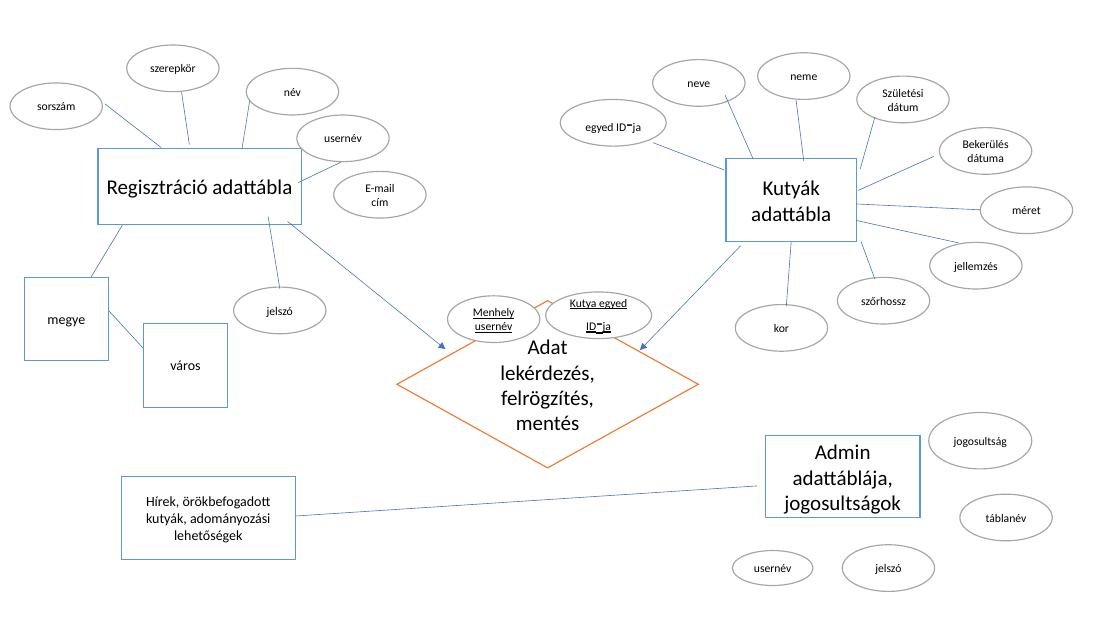
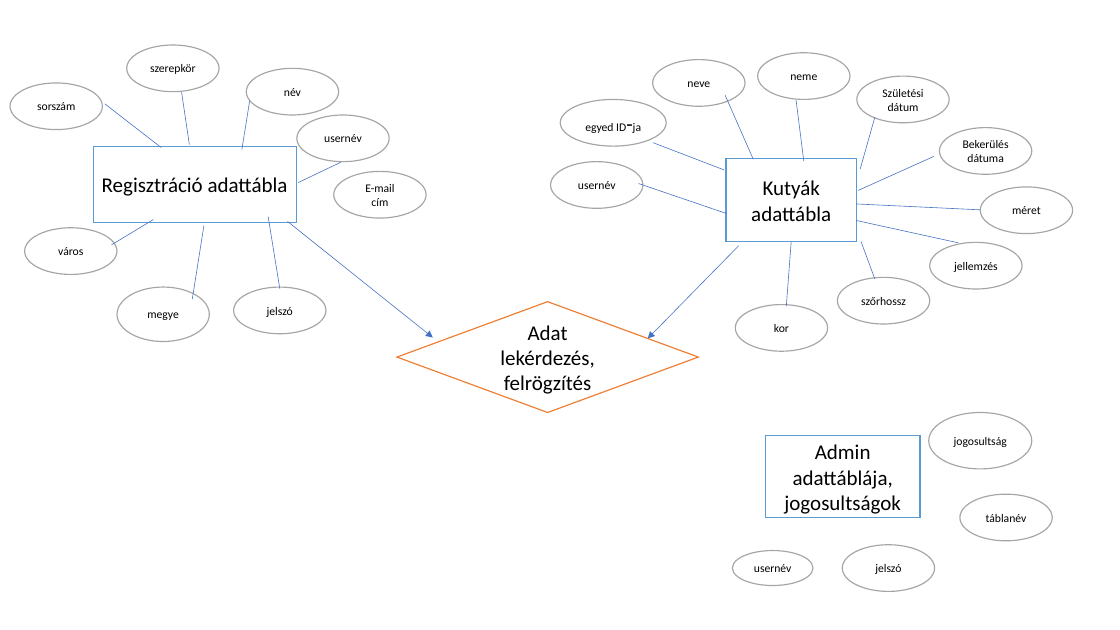
Before and after one commit to Melitoth/EB, a slide deck: slide 1 of EK diagram.pptx. Drawn at 1120x630 pixels with LibreOffice and Linux fonts; fonts in the diff are those of the drawing. Boxes give left, top, right and bottom in pixels: in the first picture for what was removed or moved away, otherwise in the second. Text is boxed around its words. In the diff, an @@ line names an element or a change of style, - is before the commit and + after.

Commit message:
EK diagramm első verzió, regisztráció egyben (gazdi-menhely)

```diff
--- a/EK diagram.pptx
+++ b/EK diagram.pptx
@@ rectangle "Regisztráció adattábla": place and size @@
-rectangle "Regisztráció adattábla" at [98, 149, 302, 224]
+rectangle "Regisztráció adattábla" at [93, 147, 297, 223]
@@ ellipse "usernév": place and size @@
-ellipse "usernév" at [448, 296, 540, 343]
+ellipse "usernév" at [550, 161, 643, 208]
@@ text in ellipse at [578, 181, 616, 189]: text changed @@
-Menhely usernév
+usernév
@@ line moved from (296, 516) - (757, 486) to (639, 184) - (728, 213) @@
@@ ellipse "város" at [24, 228, 117, 275]: size 12 to 10 pt; rectangle to ellipse; outline #5B9BD5 1 pt to #A5A5A5 1 pt @@
@@ ellipse "város": place and size @@
-ellipse "város" at [144, 323, 228, 408]
+ellipse "város" at [24, 228, 117, 275]
@@ line moved from (92, 277) - (123, 225) to (112, 245) - (154, 219) @@
@@ line moved from (145, 350) - (101, 302) to (204, 225) - (192, 299) @@
@@ arrow moved from (287, 222) - (445, 350) to (287, 222) - (433, 338) @@
@@ arrow moved from (741, 246) - (640, 350) to (739, 246) - (648, 339) @@
@@ ellipse "megye": place and size @@
-ellipse "megye" at [24, 277, 108, 361]
+ellipse "megye" at [117, 287, 209, 342]
@@ ellipse "megye" at [117, 287, 209, 342]: size 12 to 10 pt; rectangle to ellipse; outline #5B9BD5 1 pt to #A5A5A5 1 pt @@
@@ ellipse removed at [546, 292, 652, 339] @@
-Kutya egyed ID-ja
@@ diamond "Adat lekérdezés, felrögzítés": place and size @@
-diamond "Adat lekérdezés, felrögzítés" at [397, 301, 699, 468]
+diamond "Adat lekérdezés, felrögzítés" at [397, 302, 699, 413]
@@ text in diamond at [500, 325, 595, 397]: text changed @@
-Adat lekérdezés, felrögzítés, mentés
+Adat lekérdezés, felrögzítés
@@ rectangle removed at [121, 476, 295, 560] @@
-Hírek, örökbefogadott kutyák, adományozási lehetőségek
```
